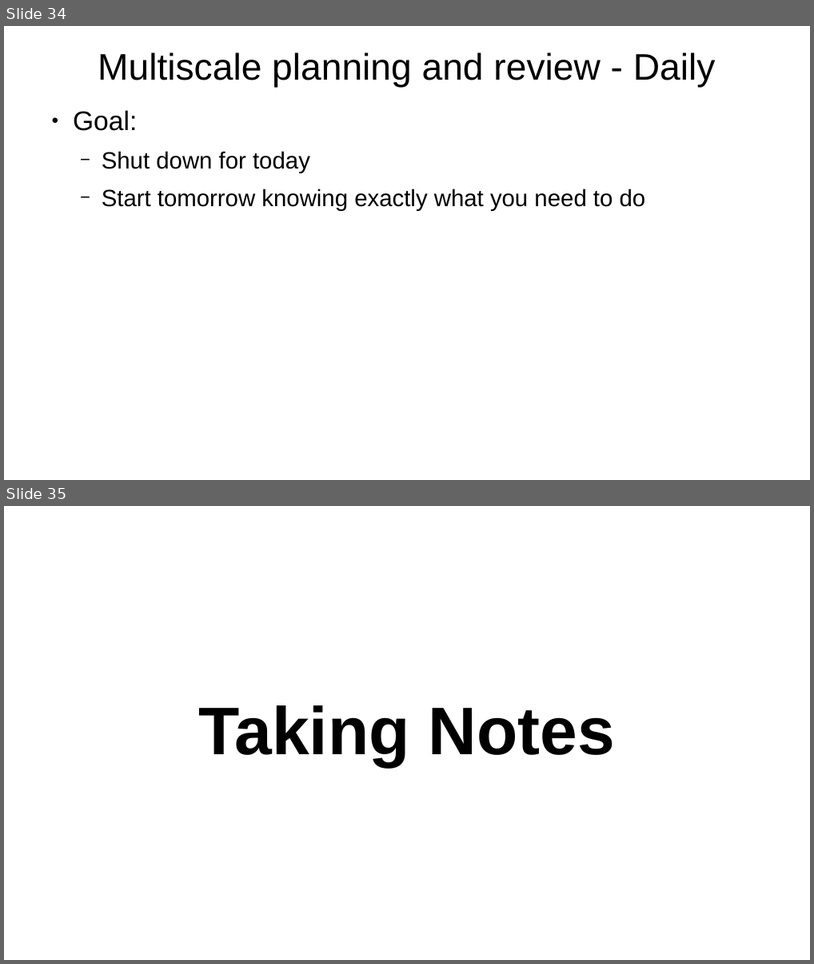
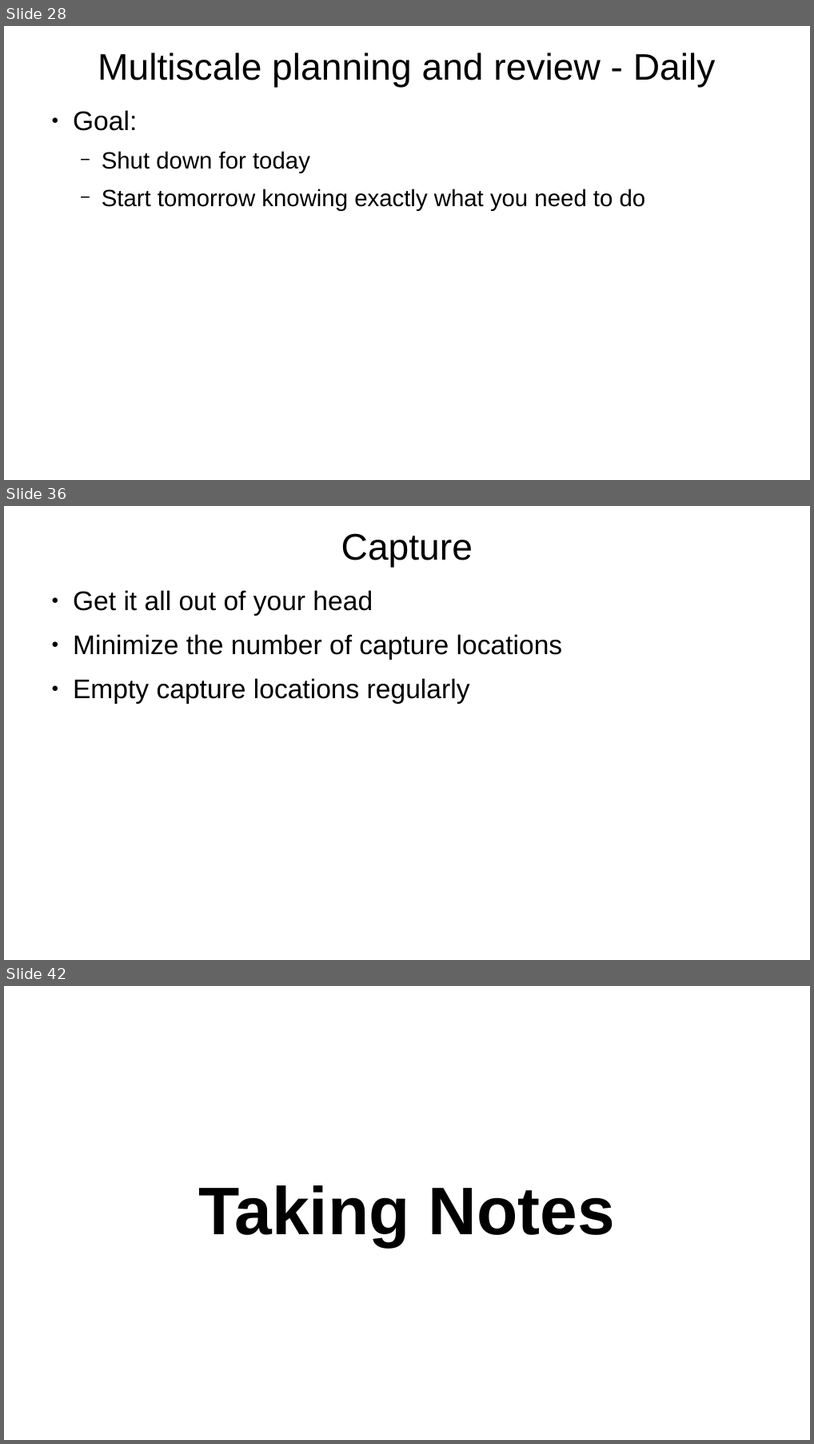
Before and after one commit to arnegevaert/SC26, a slide deck: personal_effectiveness.odp. Shown one above the other, each under a label of ours: slides 34 and 35 before the commit, slides 28, 36 and 42 after it; the slides between them are not shown. The pictures are 814x964 and 814x1444 pixels, drawn with LibreOffice and Linux fonts; fonts in the diff are those of the drawing. Boxes give left, top, right and bottom in pixels: in the first picture for what was removed or moved away, otherwise in the second. Text is boxed around its words. In the diff, an @@ line names an element or a change of style, - is before the commit and + after.

```diff
--- a/personal_effectiveness.odp
+++ b/personal_effectiveness.odp
@@ slide 36 added at [4,506,810,960], background #FFFFFF @@
@@ title added at [342,533,473,568], 44 pt, text #000000 @@
+Capture
@@ text added at [73,590,563,704], 32 pt, text #000000 @@
+● Get it all out of your head
+● Minimize the number of capture locations
+● Empty capture locations regularly
@@ what was slide 34 is now slide 28 @@
@@ what was slide 35 is now slide 42 @@
```
Also in this commit, not shown: 7 slides changed, 13 other slides added, 5 slides removed.
